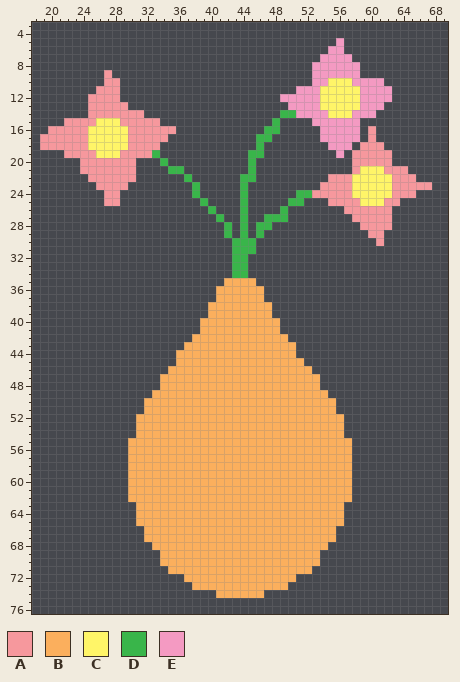
Two states of a sprite sheet, sprites/spr_vase/layers/ac67e0bb-f18a-4e4a-be22-04b51ea21258/12074e11-c647-40d7-aa10-133bbe74994f.png. The picture above was drawn from the file before the commit.
The file is 90x90 pixels. Shown: x 18..69, y 3..76.
Palette (. is transparent): A #f6989d  B #fbaf5d  C #fff568  D #39b54a  E #f49ac2
Pixels before (only the part around the change), first column x 41:
46 BBBBBBBBBBBB................
47 BBBBBBBBBBBBB...............
48 BBBBBBBBBBBBB...............
49 BBBBBBBBBBBBBB..............
50 BBBBBBBBBBBBBBB.............
51 BBBBBBBBBBBBBBB.............
52 BBBBBBBBBBBBBBBB............
53 BBBBBBBBBBBBBBBB............
54 BBBBBBBBBBBBBBBB............
55 BBBBBBBBBBBBBBBBB...........
56 BBBBBBBBBBBBBBBBB...........
57 BBBBBBBBBBBBBBBBB...........
58 BBBBBBBBBBBBBBBBB...........
59 BBBBBBBBBBBBBBBBB...........
60 BBBBBBBBBBBBBBBBB...........
61 BBBBBBBBBBBBBBBBB...........
62 BBBBBBBBBBBBBBBBB...........
63 BBBBBBBBBBBBBBBB............
64 BBBBBBBBBBBBBBBB............
65 BBBBBBBBBBBBBBBB............
66 BBBBBBBBBBBBBBB.............
67 BBBBBBBBBBBBBBB.............
68 BBBBBBBBBBBBBB..............
69 BBBBBBBBBBBBB...............
70 BBBBBBBBBBBBB...............
71 BBBBBBBBBBBB................
72 BBBBBBBBBB..................
73 BBBBBBBBB...................
74 BBBBBB......................
75 ............................
76 ............................
The result:
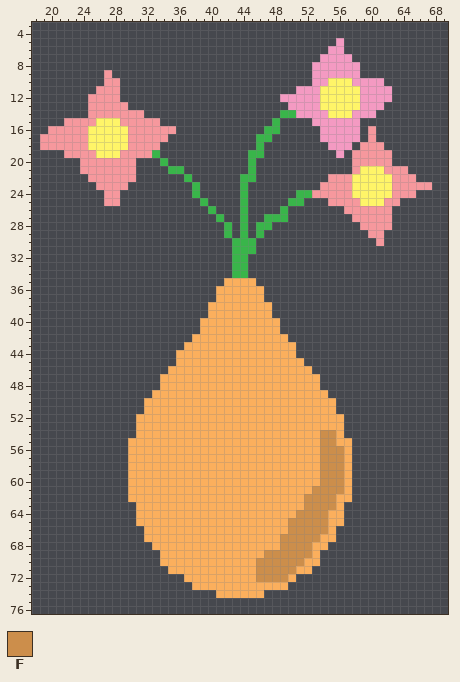
Colours new in this view: F #cc8e4b
Diff:
Colour F replaces colour B in rows 54 to 55 at x 54 to 55; in rows 56 to 60 at x 54 to 56; in row 61 at x 53 to 56; in rows 62 to 63 at x 52 to 55; in row 64 at x 51 to 54; in rows 65 to 66 at x 50 to 54.
Colour F replaces colour B in row 67 at x 49 to 53; in row 68 at x 49 to 52; in row 69 at x 47 to 52; in row 70 at x 46 to 51; in row 71 at x 46 to 50; in row 72 at x 46 to 49.
Pixel boxes of the changes (left, top, right, bottom) in both pictures:
changed: (256, 430, 344, 582)
